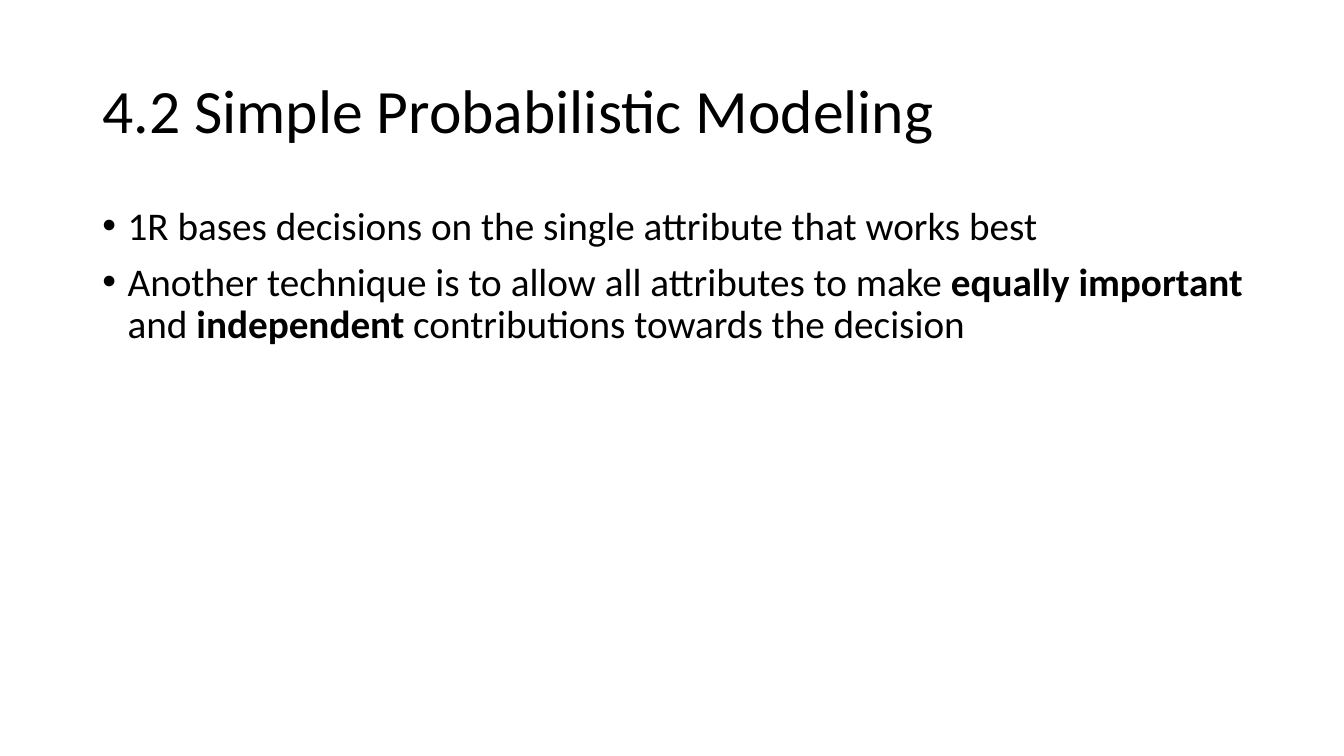
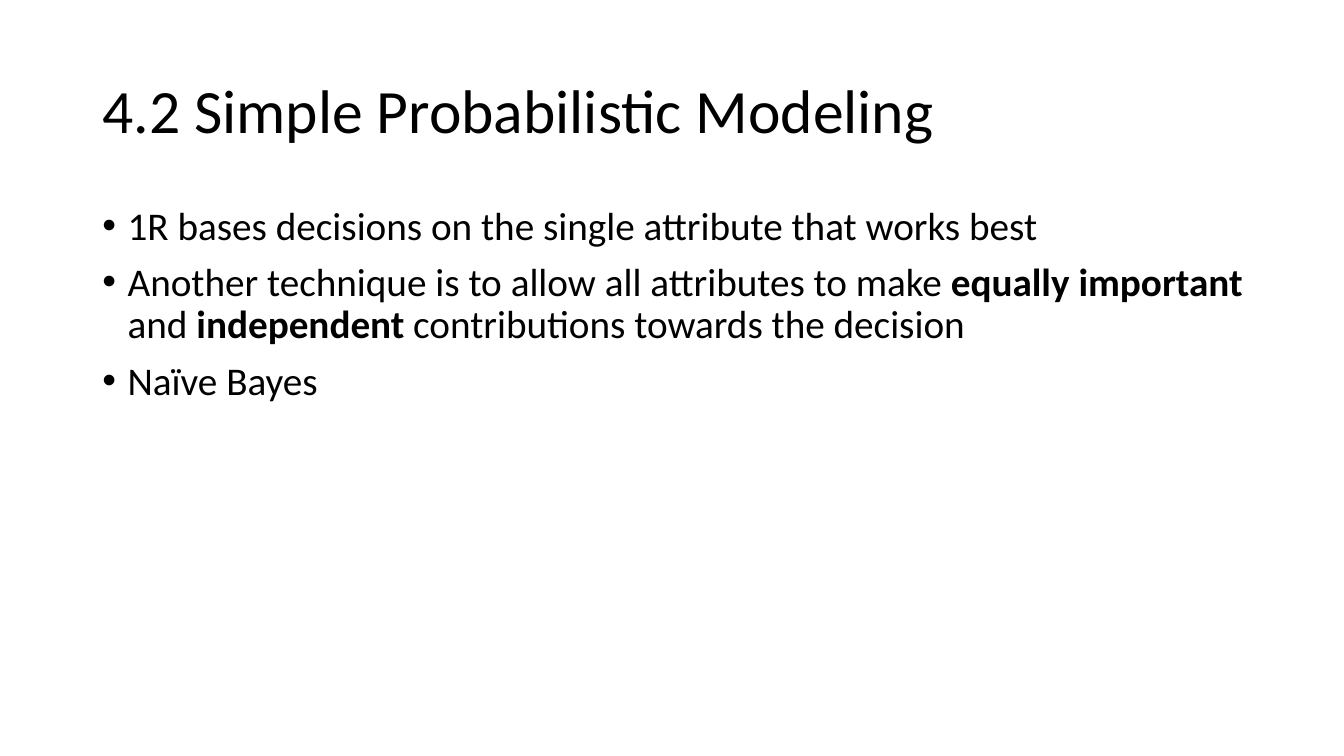
Before and after one commit to russellu/cs405, a slide deck: slide 13 of Lecture_04.pptx. Drawn at 1344x756 pixels with LibreOffice and Linux fonts; fonts in the diff are those of the drawing. Boxes give left, top, right and bottom in pixels: in the first picture for what was removed or moved away, otherwise in the second. Text is boxed around its words. In the diff, an @@ line names an element or a change of style, - is before the commit and + after.

```diff
--- a/Lecture_04.pptx
+++ b/Lecture_04.pptx
@@ text at (x1=128, y1=369, x2=317, y2=402): paragraph added @@
+• Naïve Bayes
```
Also in this commit, not shown: 12 other slides changed, 3 slides added, 1 slide removed.
